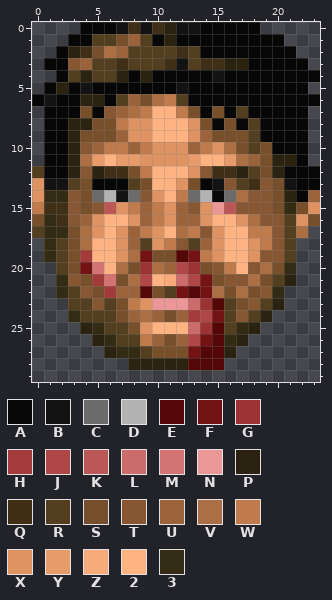
Edited in one commit: pixel-art sprite (graphics/stfst21.png). Above: the version before the commit.
The file is 24x30 pixels.
Palette (. is transparent): A #070707  B #131313  C #6b6b6b  D #b3b3b3  E #530707  F #731313  G #9b3333  H #a33b3b  J #af4747  K #bb5757  L #cb6b6b  M #d37373  N #eb9797  P #2b230f  Q #3f2f17  R #533f1f  S #774f2b  T #875733  U #9b633b  V #ab6f43  W #bf7b4b  X #df9363  Y #e79b6b  Z #f7ab7b  2 #ffb383  3 #332b13
Pixels before, first column x 0:
 0 ....AAABQBQPBBAAAAA.....
 1 ...AARRSURAPAAAAAAAAA...
 2 ..APQSVURRRRQRAAAAAAAA..
 3 .AATURRQRRRQBRQQPPAAAAA.
 4 ..ARPRRPAPAAAAABAAAAAAAA
 5 .APABAAAAAAABAAAAAAAAAA.
 6 ABAAPPARUSVWRAAAAAAAAAAA
 7 .AAASATUVW22WSASARAAAAA.
 8 .AAPPSSWXX222XSASARAAAA.
 9 .AAPSSSUXX222XUSSSRAAAA.
10 .AAPTUWWUWXXXUWXVSRSAAA.
11 .AAPVY2YYXXXXY22YVUSPPA.
12 RAAPTPQQSW222XTQQPRSPAAA
13 XBBRSAAARS22XSABTRQTSBAA
14 X33TSCDBCTX2WCDACVTTSPAU
15 WQQTSTKXWUWXUTXNKTTTS3SX
16 S3QTUX22XUWXUUX22XVTTRXS
17 R33SVX2XUWX2VWTX22WWTRV.
18 .3RSV22XURXWTRUX22XWTR..
19 .3RSH22XVFSSEFWX22XTTR..
20 ..RSFM2VSGVUJGSTW2TVS3..
21 ..3TSHMSVJ2ZLJFSTTVSRP..
22 ..3RTSHUUESRFEFVSVST3...
23 ...RRTRSWXNNNLGERSTRP...
24 ...3RRRSUVUSUHJFRTRP....
25 ....P3RRSX222LGER3P.....
26 .....P3RRWUSUJFE3P......
27 ......P33RSSSFEEP.......
28 ........PPPPPEEE........
After the commit:
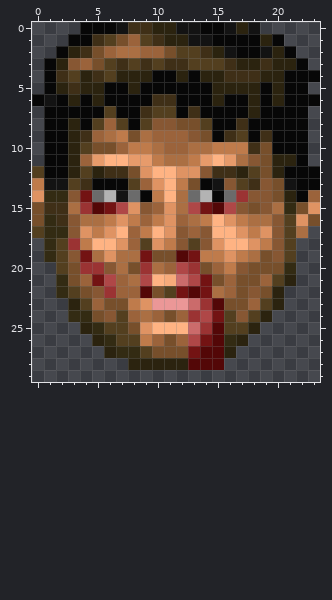
From old to new:
Changed rows in their new state; - is an unchanged pixel.
first column x 0:
 0 ---------QP-----BPB---
 1 -----Q----Q-PBB----P--
 2 ------UVVUUSR-QPB--BP-
 3 --P--S---Q--Q-RRQ-PQPP
 4 -AQ--Q--P---P-PPQQQPP-
 5 ---QPP--P---A--PPPP-P-
 6 ---PA--AAAQQA--P--P-P-
 7 ----A-RAAQRRAQ-A-AP---
 8 ----ARURARTTSSR-AQA---
 9 ----QUVWSVUUUTSAQRAQ--
10 ----RSSUW-VUUVVWWWQ---
11 ----U--2-YWVVWY---T---
12 ----R----X--X---------
13 W---Q----UX-W---------
14 ----F----AW-V----G----
15 S--VGEFJXTU-VJFEJ-S-V-
16 ----VVWXW----VW-XW-V--
17 ---TXWX2--2XTU-2-X-X--
18 ---GW---------T-------
19 ---TFVXV-------WXWVS--
20 ----GGT--------U-TSS--
21 ---SUFJU--------USSU--
22 ----STG---------USTSP-
23 ---P-US---------S-U---
24 ----3STR-----G--------
25 -----------------R----
Boxes around the changes in both pictures, in picture pixels (x1, y1, x2, y2):
changed: (32, 22, 296, 334)
